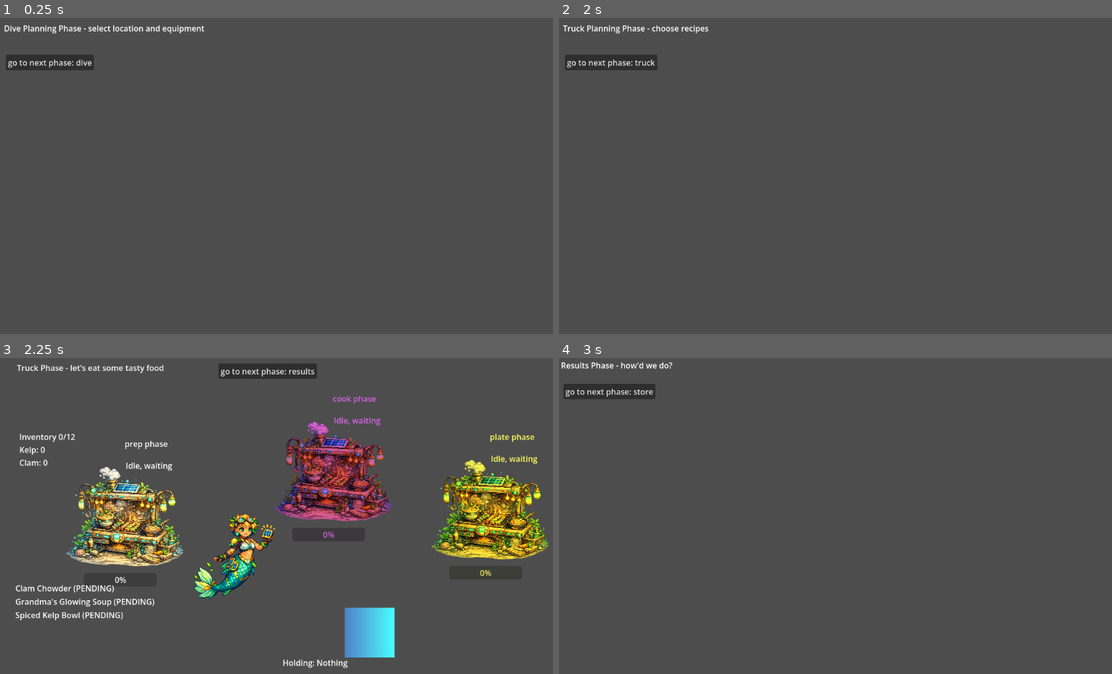
Above: before the commit, frames 1-4 (two rows, left to right).
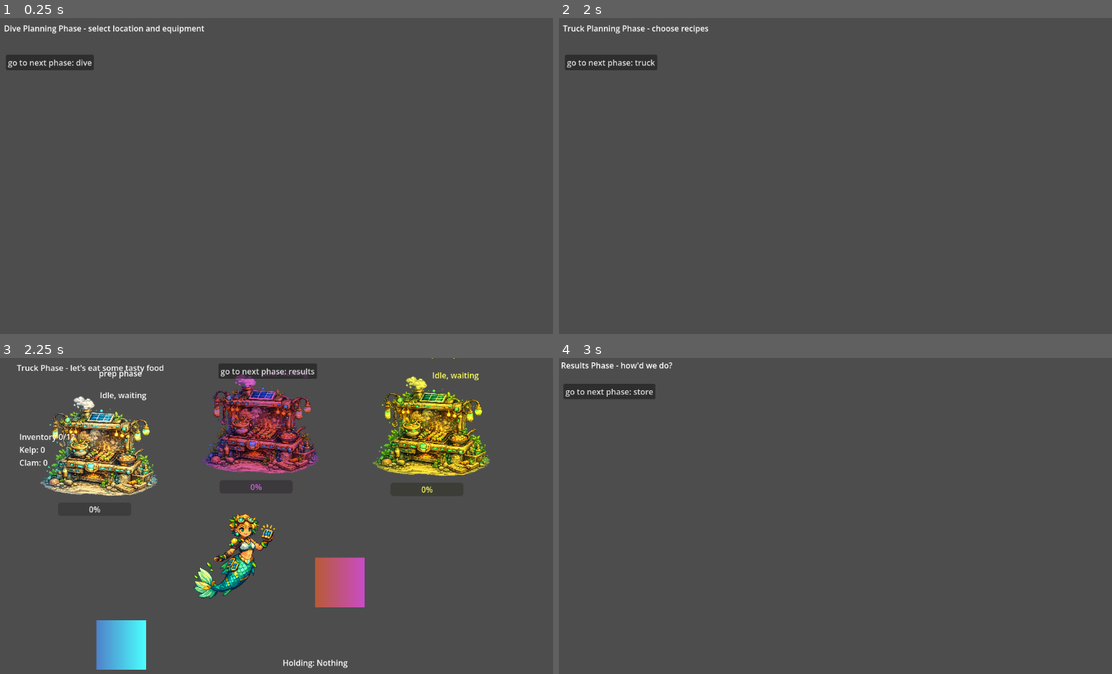
Above: after the commit, the same moments.

Repository: rae-ralston/mermaid-food-truck
Game: Godot game, scene res://scenes/main/main.tscn
Two runs of this game, one before a commit and one after it. Both use one fixed random seed, a clock stepped at 60 frames per second and the inputs below.
Inputs:
- Up to frame 1 (0.25 s): no input
- Up to frame 2 (2 s): click "go to next phase: dive" at 0.5 s; click "go to next phase: truck plann…" at 1.25 s
- Up to frame 3 (2.25 s): click "go to next phase: truck" at 2 s
- Up to frame 4 (3 s): click "go to next phase: results" at 2.75 s

Frames 1-2 are identical in both runs. In frame 3, 30% of the frame differs, in the area x 2-100%, y 0-99%; in frame 4, nothing differs.

Commit message:
order window! with orders

Diff:
--- a/scenes/TruckCustomer.tscn
+++ b/scenes/TruckCustomer.tscn
@@ -3,12 +3,10 @@
 [ext_resource type="Script" uid="uid://cbu1ugsawbjrf" path="res://scripts/truck_customer.gd" id="1_bvt4w"]
 
 [sub_resource type="Gradient" id="Gradient_pj31f"]
-colors = PackedColorArray(0.74509805, 0.39215687, 0.16862746, 1, 0.8, 0.30980393, 0.64705884, 1)
+colors = PackedColorArray(0.74509805, 0.98039216, 0.16862746, 1, 0.8, 1, 0.64705884, 1)
 
 [sub_resource type="GradientTexture2D" id="GradientTexture2D_t0o3d"]
 gradient = SubResource("Gradient_pj31f")
-width = 100
-height = 100
 
 [node name="TruckCustomer" type="Node2D" unique_id=612081474]
 script = ExtResource("1_bvt4w")
--- /dev/null
+++ b/scenes/TruckWindowOrder.tscn
@@ -0,0 +1,23 @@
+[gd_scene format=3 uid="uid://4tpx5afmlk5p"]
+
+[ext_resource type="Script" uid="uid://cgrqfychlc7bv" path="res://scripts/truck_window_order.gd" id="1_o5lad"]
+
+[sub_resource type="Gradient" id="Gradient_o5lad"]
+colors = PackedColorArray(0.7176471, 0.35686275, 0.21176471, 1, 0.7882353, 0.29803923, 0.78039217, 1)
+
+[sub_resource type="GradientTexture2D" id="GradientTexture2D_3rw3d"]
+gradient = SubResource("Gradient_o5lad")
+width = 100
+height = 100
+
+[sub_resource type="RectangleShape2D" id="RectangleShape2D_sk26r"]
+size = Vector2(98, 98)
+
+[node name="TruckWindowOrder" type="Area2D" unique_id=1317284090]
+script = ExtResource("1_o5lad")
+
+[node name="Sprite2D" type="Sprite2D" parent="." unique_id=923710403]
+texture = SubResource("GradientTexture2D_3rw3d")
+
+[node name="CollisionShape2D" type="CollisionShape2D" parent="." unique_id=1298253749]
+shape = SubResource("RectangleShape2D_sk26r")
--- a/scenes/TruckPickupWindow.tscn
+++ b/scenes/TruckWindowPickup.tscn
@@ -1,6 +1,6 @@
 [gd_scene format=3 uid="uid://x6pw2hcbbfh5"]
 
-[ext_resource type="Script" uid="uid://55pxfpnotmfy" path="res://scripts/truck_pickup_window.gd" id="1_n7tjw"]
+[ext_resource type="Script" uid="uid://55pxfpnotmfy" path="res://scripts/truck_window_pickup.gd" id="1_n7tjw"]
 
 [sub_resource type="RectangleShape2D" id="RectangleShape2D_lcajw"]
 size = Vector2(94, 95)
--- a/scenes/phases/PhaseTruck.tscn
+++ b/scenes/phases/PhaseTruck.tscn
@@ -2,8 +2,10 @@
 
 [ext_resource type="Script" uid="uid://c3waxgc47thjy" path="res://scripts/core/phase_truck.gd" id="1_572ig"]
 [ext_resource type="PackedScene" uid="uid://cgorwwg8pq6yc" path="res://scenes/Diver.tscn" id="2_44s6t"]
+[ext_resource type="Script" uid="uid://5ugvx3wur61s" path="res://scripts/truck_customer_spawner.gd" id="2_gsc83"]
 [ext_resource type="PackedScene" uid="uid://dwdh1cupd5d5q" path="res://scenes/TruckStation.tscn" id="3_5p4at"]
-[ext_resource type="PackedScene" uid="uid://x6pw2hcbbfh5" path="res://scenes/TruckPickupWindow.tscn" id="3_hjevm"]
+[ext_resource type="PackedScene" uid="uid://x6pw2hcbbfh5" path="res://scenes/TruckWindowPickup.tscn" id="3_hjevm"]
+[ext_resource type="PackedScene" uid="uid://4tpx5afmlk5p" path="res://scenes/TruckWindowOrder.tscn" id="4_wnxoj"]
 
 [node name="PhaseTruck" type="Control" unique_id=1378708853]
 layout_mode = 3
@@ -12,23 +14,29 @@
 
 [node name="World" type="Node2D" parent="." unique_id=1102149595]
 
+[node name="CustomerSpawner" type="Node" parent="World" unique_id=956556915]
+script = ExtResource("2_gsc83")
+
 [node name="Stations" type="Node2D" parent="World" unique_id=976916769]
 
 [node name="PrepStation" parent="World/Stations" unique_id=913382092 instance=ExtResource("3_5p4at")]
-position = Vector2(251, 338)
+position = Vector2(199, 196)
 
 [node name="CookStation" parent="World/Stations" unique_id=1183657895 instance=ExtResource("3_5p4at")]
 modulate = Color(0.8509804, 0.4, 0.90588236, 1)
-position = Vector2(670, 247)
+position = Vector2(524, 151)
 station_type = 1
 
 [node name="PlateStation" parent="World/Stations" unique_id=955957752 instance=ExtResource("3_5p4at")]
 modulate = Color(1, 1, 0.37254903, 1)
-position = Vector2(986, 324)
+position = Vector2(868, 156)
 station_type = 2
 
 [node name="PickupWindow" parent="World" unique_id=1338750309 instance=ExtResource("3_hjevm")]
-position = Vector2(744, 553)
+position = Vector2(244, 578)
+
+[node name="OrderWindow" parent="World" unique_id=1317284090 instance=ExtResource("4_wnxoj")]
+position = Vector2(684, 452)
 
 [node name="Diver" parent="World" unique_id=882753087 instance=ExtResource("2_44s6t")]
 position = Vector2(493, 396)
--- a/scripts/core/phase_truck.gd
+++ b/scripts/core/phase_truck.gd
@@ -9,13 +9,15 @@
 	$HUD/Button.text = "go to next phase: results"
 	$HUD/CurrentDishLabel.text = "Holding: Nothing"
 	$HUD/Button.pressed.connect(_on_next)
+
 	$World/Diver.held_item_changed.connect(_on_held_item_changed)
-
 	$World/PickupWindow.order_fulfilled.connect(_on_order_fulfilled)
 
-	order_queue.append(Order.new(&"clam_chowder"))
-	order_queue.append(Order.new(&"glowing_soup"))
-	order_queue.append(Order.new(&"kelp_bowl"))
+	$World/CustomerSpawner.setup($World)
+	$World/OrderWindow.customer_spawner = $World/CustomerSpawner
+	$World/OrderWindow.order_taken.connect(_on_order_taken)
+	$World/CustomerSpawner.line_origin = $World/OrderWindow.position + Vector2(0, 90)
+
 	_refresh_orders()
 
 	GameState.inventory.inventory_changed.connect(_refresh_inventory)
@@ -28,9 +30,9 @@
 	for item in order_queue:
 		var item_label = Label.new()
 		var order_status: String= " (" + Order.Status.keys()[item.status] + ")"
-		var name = GameState.recipeCatalog[item.recipe_id].display_name
+		var recipe_name = GameState.recipeCatalog[item.recipe_id].display_name
 
-		item_label.text = name + order_status
+		item_label.text = recipe_name + order_status
 		$HUD/OrdersPanel.add_child(item_label)
 
 	order_queue_updated.emit(order_queue)
@@ -52,6 +54,10 @@
 		var recipe: RecipeData = GameState.recipeCatalog[item]
 		$HUD/CurrentDishLabel.text = "Holding: " + recipe.display_name
 
+func _on_order_taken(order: Order) -> void:
+	order_queue.append(order)
+	_refresh_orders()
+
 func _on_order_fulfilled(recipe_id: StringName) -> void:
 	for order in order_queue:
 		if (order.recipe_id == recipe_id):
@@ -59,5 +65,10 @@
 			GameState.money += recipe_price
 
 			order.status = Order.Status.FULFILLED
+			order_queue.erase(order)
+
+			if order.customer_ref != null:
+				order.customer_ref.fulfill()
+
 			_refresh_orders()
 			break
--- a/scripts/truck_customer_spawner.gd
+++ b/scripts/truck_customer_spawner.gd
@@ -8,18 +8,14 @@
 var line_spacing := 70.0
 var customer_line: Array[Node2D] = []
 var _parent_node: Node
-#
-	#var timer := Timer.new()
-	#timer.wait_time = spawn_interval
-	#timer.one_shot = false
-	#timer.autostart = true
-	#timer.timeout.connect(_on_spawn_timer)
-	#add_child(timer)
+
 func _ready() -> void:
 	var timer := Timer.new()
 	timer.one_shot = false
 	timer.autostart = true
+	timer.wait_time = spawn_interval
 	timer.timeout.connect(_on_spawn_timer)
+	add_child(timer)
 
 func setup(incoming_parent_node) -> void:
 	_parent_node = incoming_parent_node
@@ -27,16 +23,6 @@
 func _on_spawn_timer() -> void:
 	_spawn_customer()
 
-	#var recipe_keys := GameState.recipeCatalog.keys()
-	#var random_id: StringName = recipe_keys[randi() % recipe_keys.size()]
-#
-	#var customer: Node2D = CustomerScene.instantiate()
-	#customer.setup(random_id)
-	#customer.customer_left.connect(_on_customer_left)
-#
-	#customer_line.append(customer)
-	#_parent_node.add_child(customer)
-	#_reposition_line()
 func _spawn_customer() -> void:
 	var recipe_keys := GameState.recipeCatalog.keys()
 	var random_id: StringName = recipe_keys[randi() % recipe_keys.size()]
@@ -44,6 +30,9 @@
 	var customer: Node2D = CustomerScene.instantiate()
 	customer.setup(random_id)
 	customer.customer_left.connect(_on_customer_left)
+	customer_line.append(customer)
+	_parent_node.add_child(customer)
+	_reposition_line()
 
 func _on_customer_left(customer: Node2D) -> void:
 	customer_line.erase(customer)
--- a/scripts/truck_station.gd
+++ b/scripts/truck_station.gd
@@ -41,24 +41,14 @@
 		$ProgressBar.value = (1 - $Timer.time_left/$Timer.wait_time) * 100
 
 func interact(actor) -> Dictionary:
-	# how do we recieve the currentRecipeId? Should it just pick the next item in the queue? or should the player determine what we're cooking next?
-
 	match(currentCookingPhase):
 		CookingPhaseIds.IDLE:
-			# TODO: if there is an order in the queue
-			if station_type == StationType.PREP:
-				if actor.is_holding():
-					print("you can't use PREP station while holding something")
-					return {}
-				current_recipe = GameState.recipeCatalog[&"clam_chowder"]
+			if not actor.is_holding():
+				print("you must be holding something for init a station")
+				return {}
 
-			else:
-				if not actor.is_holding():
-					print("you must be holding something for COOK or PLATE stations to init")
-					return {}
-
-				current_recipe = GameState.recipeCatalog[actor.held_item]
-				actor.held_item = ""
+			current_recipe = GameState.recipeCatalog[actor.held_item]
+			actor.held_item = ""
 
 			var workingPhase = cookingPhase[CookingPhaseIds.WORKING]
 			$PhaseLabel.text = workingPhase.name
--- /dev/null
+++ b/scripts/truck_window_order.gd
@@ -0,0 +1,21 @@
+extends Area2D
+class_name OrderWindow
+
+signal order_taken(order: Order)
+
+var customer_spawner: CustomerSpawner
+
+func interact(actor) -> Dictionary:
+	if actor.is_holding(): return {}
+
+	var customer = customer_spawner.get_front_customer()
+	if customer == null: return {}
+
+	var order := Order.new(customer.recipe_id)
+	order.customer_ref = customer
+	customer.order = order
+
+	order_taken.emit(order)
+	actor.held_item = customer.recipe_id
+
+	return {}
--- a/scripts/truck_pickup_window.gd
+++ b/scripts/truck_window_pickup.gd
@@ -1,4 +1,5 @@
 extends Area2D
+class_name PickupWindow
 
 signal order_fulfilled(order: StringName)
 
Not shown, added: scripts/truck_window_order.gd.uid
Renamed: scripts/truck_pickup_window.gd.uid -> scripts/truck_window_pickup.gd.uid
